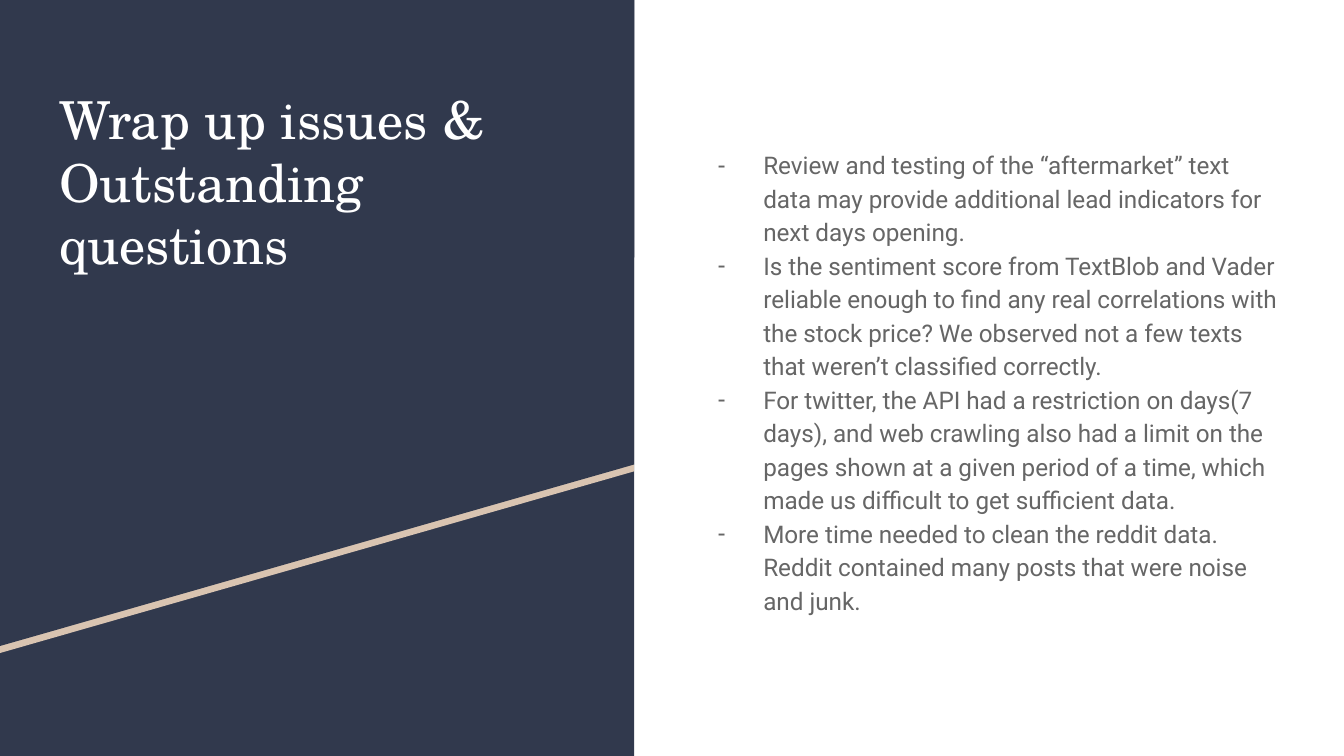
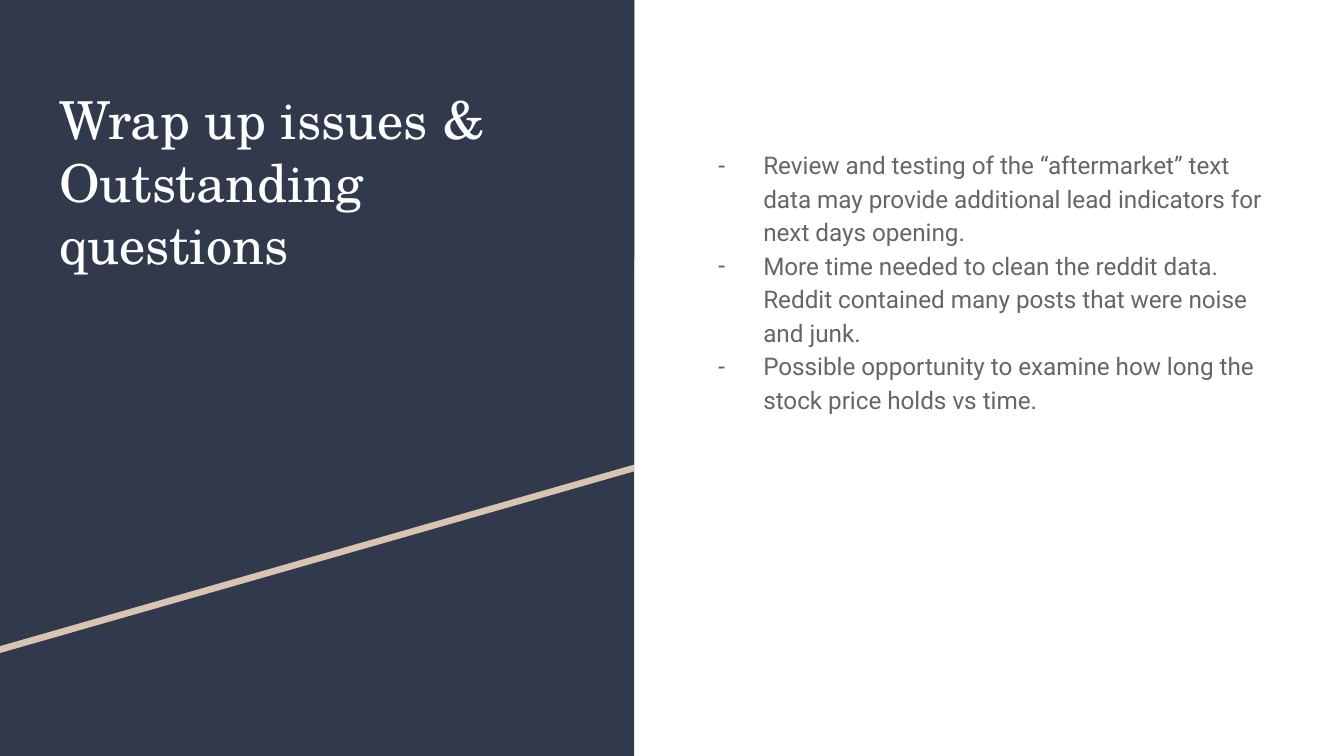
Before and after one commit to coolwonny/SNS-sentiment-and-stock-price-movement, a slide deck: slide 19 of Project_Presentation.pptx. Drawn at 1344x756 pixels with LibreOffice and Linux fonts; fonts in the diff are those of the drawing. Boxes give left, top, right and bottom in pixels: in the first picture for what was removed or moved away, otherwise in the second. Text is boxed around its words. In the diff, an @@ line names an element or a change of style, - is before the commit and + after.

Commit message:
final Presentation

```diff
--- a/Project_Presentation.pptx
+++ b/Project_Presentation.pptx
@@ text at (x1=763, y1=256, x2=1276, y2=514): paragraphs removed @@
-– Is the sentiment score from TextBlob and Vader reliable enough to find any real correlations with the stock price? We observed not a few texts that weren’t classified correctly.
-– For twitter, the API had a restriction on days(7 days), and web crawling also had a limit on the pages shown at a given period of a time, which made us difficult to get sufficient data.
@@ text at (x1=763, y1=357, x2=1254, y2=414): paragraph added @@
+– Possible opportunity to examine how long the stock price holds vs time.
```
Also in this commit, not shown: 6 other slides changed, 3 slides added, 3 slides removed.
